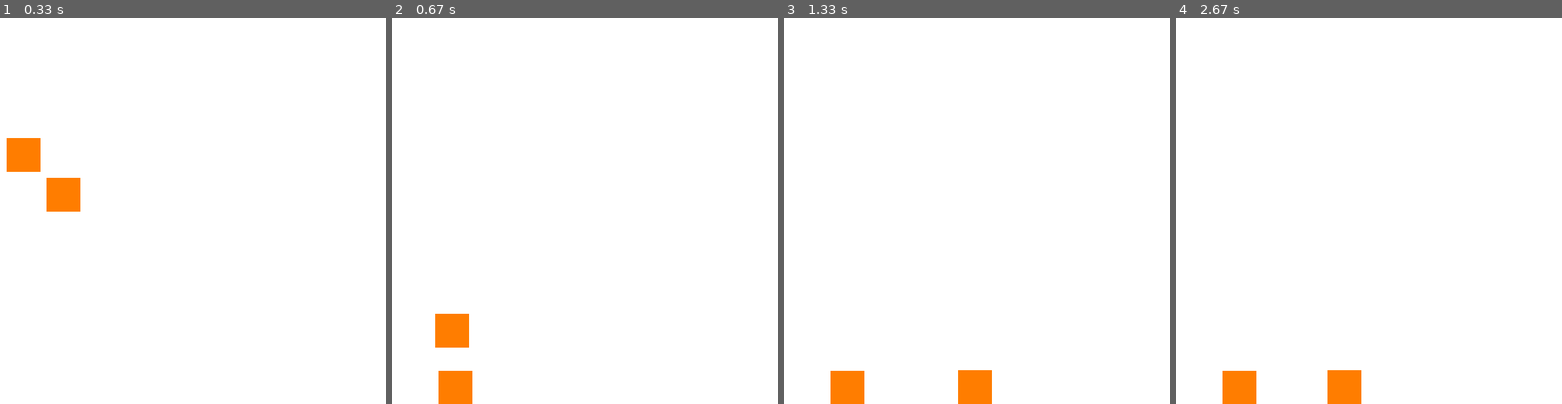
Above: before the commit, frames 1-4 (left to right).
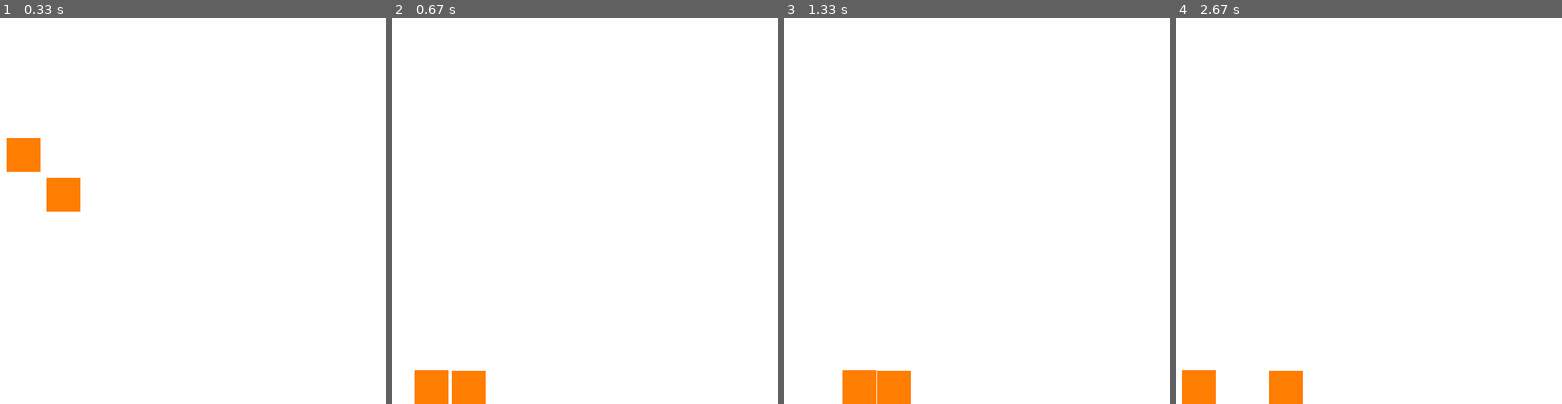
Above: after the commit, the same moments.

Repository: NeoZett-School/Python-Rectangle
Game: pygame game, started from collision_test.py
The game is run twice, just before and just after one commit, with the same random seed, the same clock (stepped at 60 frames per second) and the same inputs.
Inputs:
- Up to frame 1 (0.33 s): no input
- Up to frame 2 (0.67 s): hold D from 0.33 s (still down)
- Up to frame 3 (1.33 s): release D at 0.8 s; hold D 0.83-1.3 s
- Up to frame 4 (2.67 s): hold A 1.33-1.87 s; hold D from 2.33 s (still down)

Frame 1 is identical in both runs. In frame 2, 1.7% of the frame differs, in the area x 5-25%, y 76-100%; in frame 3, 2.1%; in frame 4, 3.0%, in the area x 1-49%, y 91-100%.

Commit message:
Finally fixed collision.

Diff:
--- a/Rectangle/_internal/core.py
+++ b/Rectangle/_internal/core.py
@@ -376,7 +376,7 @@
                     r.top >= self.top and
                     r.bottom <= self.bottom
                 )
-            else:  # CoordinateLike
+            elif len(other) == 2:  # CoordinateLike
                 x, y = other
                 return (
                     self.left <= x <= self.right and
@@ -400,7 +400,7 @@
                     r.top > self.bottom or
                     r.bottom < self.top
                 )
-            else:  # CoordinateLike
+            elif len(other) == 2:  # CoordinateLike
                 x, y = other
                 return (
                     self.left <= x <= self.right and
--- a/Rectangle/_internal/pygame_phys.py
+++ b/Rectangle/_internal/pygame_phys.py
@@ -32,19 +32,24 @@
         if y is None:
             x, y = x
         self.velocity += (x, y)
-    def resolve_collision(self, other: Box) -> str:
+    def resolve_collision(self, other: Box) -> Optional[str]:
         if self.rect.intersects(other.rect):
-            if self.rect.bottom > other.rect.top and self.rect.top < other.rect.top:
+            overlap_top = abs(self.rect.top - other.rect.bottom)
+            overlap_bottom = abs(self.rect.bottom - other.rect.top)
+            overlap_left = abs(self.rect.left - other.rect.right)
+            overlap_right = abs(self.rect.right - other.rect.left)
+            smallest_overlap = min(overlap_top, overlap_bottom, overlap_left, overlap_right)
+            if smallest_overlap == overlap_top:
+                self.rect.top = other.rect.bottom
+                return "top"
+            elif smallest_overlap == overlap_bottom:
                 self.rect.bottom = other.rect.top
-                return "top"
-            if self.rect.top < other.rect.bottom and self.rect.bottom > other.rect.bottom:
-                self.rect.top = other.rect.bottom
                 return "bottom"
-            if self.rect.right > other.rect.left and self.rect.left < other.rect.left:
+            elif smallest_overlap == overlap_left:
+                self.rect.left = other.rect.right
+                return "left"
+            elif smallest_overlap == overlap_right:
                 self.rect.right = other.rect.left
-                return "left"
-            if self.rect.left < other.rect.right and self.rect.right > other.rect.right:
-                self.rect.left = other.rect.right
                 return "right"
     def update(self, delta_time: float = 1.0) -> None:
         self.rect.move(self.velocity * delta_time)
--- a/Rectangle/_internal/pygame_phys_premade.py
+++ b/Rectangle/_internal/pygame_phys_premade.py
@@ -9,7 +9,8 @@
 
     def __init__(self, surface: pygame.Surface, rect: Rect,
                  color: ColorLike, static: bool = False,
-                 grid: Optional[SpatialGrid] = None, use_detail: bool = False) -> None:
+                 grid: Optional[SpatialGrid] = None,
+                 use_detail: bool = False) -> None:
         super().__init__(surface, rect, color, static, use_detail)
         self.ground_level = surface.get_height()
         self.acceleration = Vector(0, 0)
@@ -26,29 +27,23 @@
             if event.key == pygame.K_SPACE and self.grounded:
                 self.velocity.y = -self.jump_force
                 self.grounded = False
-    def resolve_collision(self, other: Box):
+    def resolve_collision(self, other: Box) -> None:
         side = PhysicsBox.resolve_collision(self, other)
+        if side is None:
+            return
+
+        if side == "bottom":
+            self.velocity.y = min(self.velocity.y, 0)
+            self.grounded = True
+            return
+
         if hasattr(other, "static") and not other.static:
-            # Handle dynamic object collisions
             if side == "top":
-                # If standing on top, only adjust self's velocity
-                self.velocity.y = min(self.velocity.y, 0)
-                self.grounded = True
-            elif side == "bottom":
-                # If hitting the bottom, swap velocities
                 self.velocity.y, other.velocity.y = other.velocity.y, self.velocity.y
-            elif side == "left":
-                # Collision from the left, swap horizontal velocities
-                self.velocity.x, other.velocity.x = other.velocity.x, self.velocity.x
-            elif side == "right":
-                # Collision from the right, swap horizontal velocities
+            elif side in ("left", "right"):
                 self.velocity.x, other.velocity.x = other.velocity.x, self.velocity.x
         else:
-            # Handle static object collisions
             if side == "top":
-                self.velocity.y = min(self.velocity.y, 0)
-                self.grounded = True
-            elif side == "bottom":
                 self.velocity.y = max(self.velocity.y, 0)
             elif side == "left":
                 self.velocity.x = min(self.velocity.x, 0)
@@ -56,7 +51,8 @@
                 self.velocity.x = max(self.velocity.x, 0)
     def update(self, pressed_keys: pygame.key.ScancodeWrapper, delta_time: float = 1.0) -> None:
         self.acceleration.xy = (0, 0)
-        self.acceleration.y += self.gravity
+        if not self.static:
+            self.acceleration.y += self.gravity
         if len(pressed_keys) > 0:
             move = pressed_keys[pygame.K_d] - pressed_keys[pygame.K_a]
         else:
@@ -80,4 +76,6 @@
             self.grounded = False
         if self.grid is not None:
             for obj in self.grid.get_nearby_objects(self.rect):
+                if obj is self:
+                    continue
                 self.resolve_collision(obj)
--- a/Rectangle/_internal/spatial_grid.py
+++ b/Rectangle/_internal/spatial_grid.py
@@ -1,4 +1,4 @@
-from typing import Any
+from typing import Set, Any
 from .core import Rect
 
 class SpatialGrid:
@@ -34,7 +34,7 @@
                 if (x, y) in self.cells:
                     self.cells[(x, y)].remove(obj)
 
-    def get_nearby_objects(self, rect: Rect) -> None:
+    def get_nearby_objects(self, rect: Rect) -> Set[Any]:
         """Get all objects in the same or neighboring cells."""
         x1, y1, x2, y2 = self._get_cell_coords(rect)
         nearby_objects = set()
Not shown, changed: Rectangle/_internal/spatial_grid.pyi
